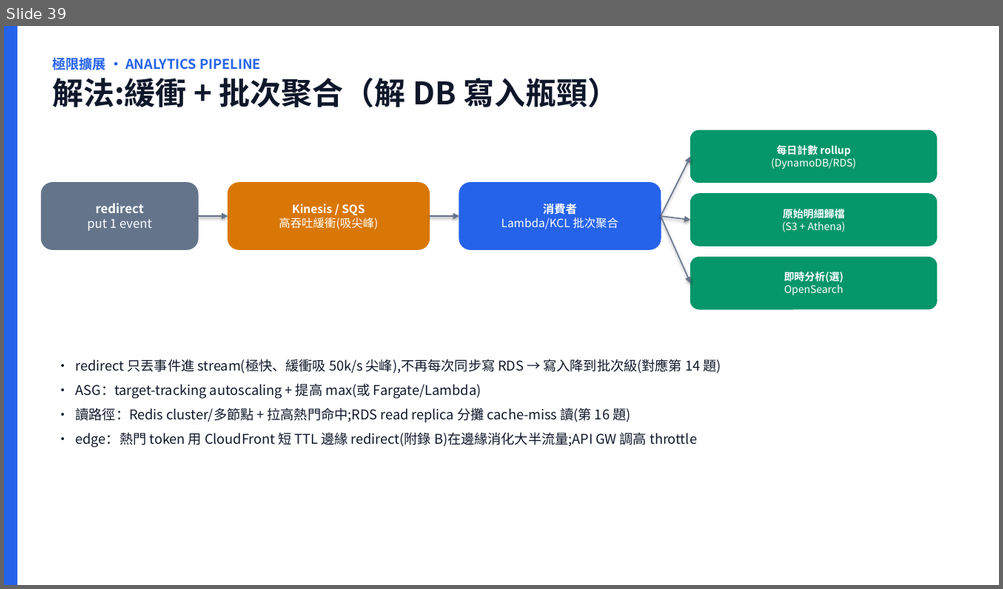
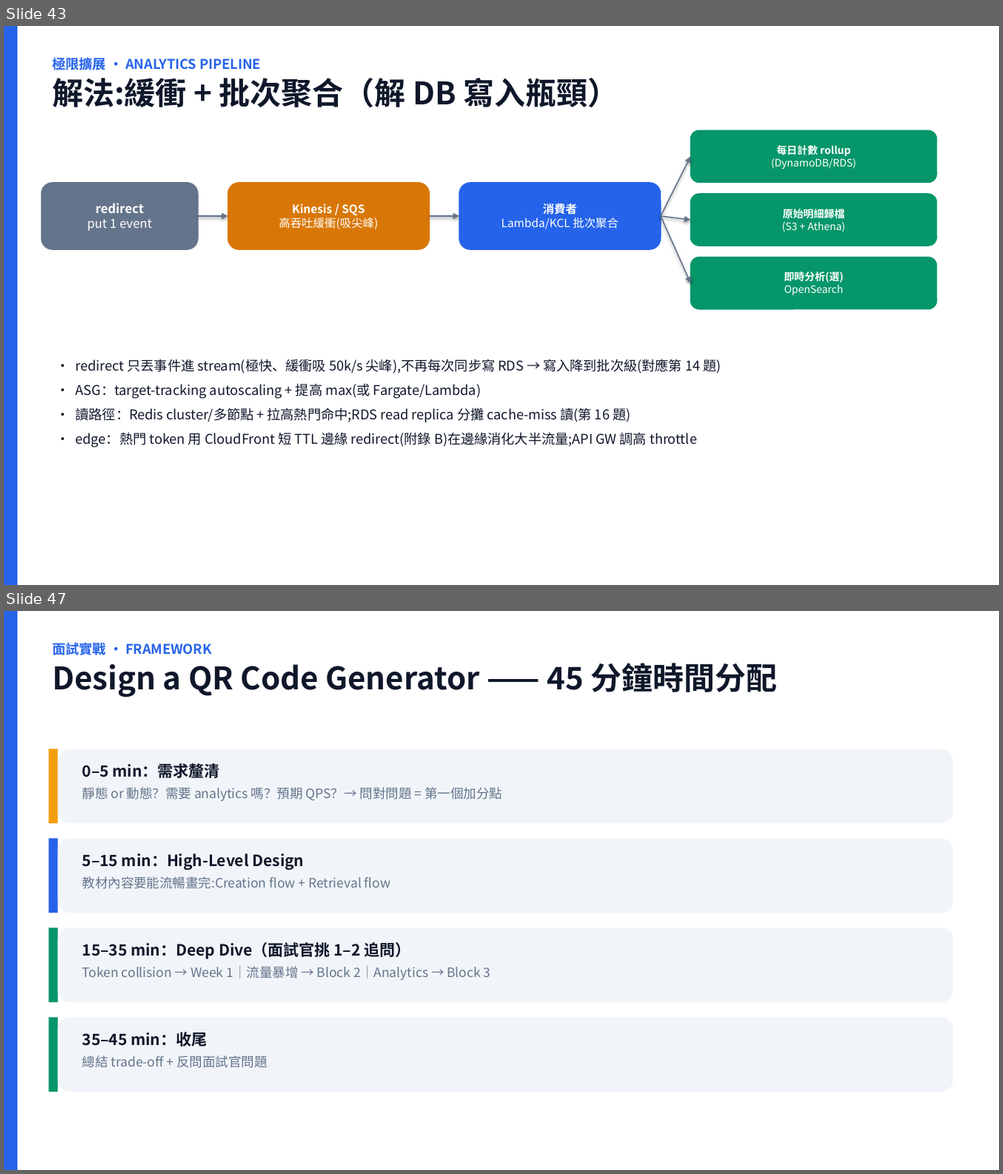
Before and after one commit to scolley31/system-design-demo, a slide deck: QR Code Generator/QR_Code_Generator.pptx. Shown one above the other, each under a label of ours: slide 39 before the commit, slides 43 and 47 after it; the slides between them are not shown. The pictures are 1003x589 and 1003x1174 pixels, drawn with LibreOffice and Linux fonts; fonts in the diff are those of the drawing. Boxes give left, top, right and bottom in pixels: in the first picture for what was removed or moved away, otherwise in the second. Text is boxed around its words. In the diff, an @@ line names an element or a change of style, - is before the commit and + after.

Commit message:
week2 講義全補齊: cache hit 量化/選型雙層/CDN TTL 兩難/token scaling/analytics store/即時vs批次/面試框架 (DESIGN 附錄 J擴充+K+L, PPT +10 頁→49) [skip ci]

```diff
--- a/QR Code Generator/QR_Code_Generator.pptx
+++ b/QR Code Generator/QR_Code_Generator.pptx
@@ slide 47 added at (x1=4, y1=611, x2=999, y2=1170), background #FFFFFF @@
@@ rectangle added at (x1=4, y1=611, x2=17, y2=1170), fill #2563EB @@
@@ text added at (x1=52, y1=640, x2=777, y2=698), 30 pt, text #0F172A, bold @@
+面試實戰 · FRAMEWORK
+Design a QR Code Generator —— 45 分鐘時間分配
@@ rectangle added at (x1=48, y1=749, x2=58, y2=823), fill #F59E0B @@
@@ rounded rectangle added at (x1=58, y1=749, x2=953, y2=823), fill #F1F5F9 @@
@@ text added at (x1=82, y1=763, x2=502, y2=801), 12.5 pt, text #64748B @@
+0–5 min：需求釐清
+靜態 or 動態？需要 analytics 嗎？預期 QPS？→ 問對問題 = 第一個加分點
@@ rectangle added at (x1=48, y1=839, x2=58, y2=913), fill #2563EB @@
@@ rounded rectangle added at (x1=58, y1=839, x2=953, y2=913), fill #F1F5F9 @@
@@ text added at (x1=82, y1=854, x2=390, y2=889), 12.5 pt, text #64748B @@
+5–15 min：High-Level Design
+教材內容要能流暢畫完:Creation flow + Retrieval flow
@@ rectangle added at (x1=48, y1=928, x2=58, y2=1002), fill #059669 @@
@@ rounded rectangle added at (x1=58, y1=928, x2=953, y2=1002), fill #F1F5F9 @@
@@ text added at (x1=82, y1=943, x2=491, y2=980), 12.5 pt, text #64748B @@
+15–35 min：Deep Dive（面試官挑 1–2 追問）
+Token collision → Week 1｜流量暴增 → Block 2｜Analytics → Block 3
@@ rectangle added at (x1=48, y1=1017, x2=58, y2=1092), fill #059669 @@
@@ rounded rectangle added at (x1=58, y1=1017, x2=953, y2=1092), fill #F1F5F9 @@
@@ text added at (x1=82, y1=1032, x2=267, y2=1068), 12.5 pt, text #64748B @@
+35–45 min：收尾
+總結 trade-off + 反問面試官問題
@@ what was slide 39 is now slide 43 @@
```
Also in this commit, not shown: 9 other slides added, 2 other files.
